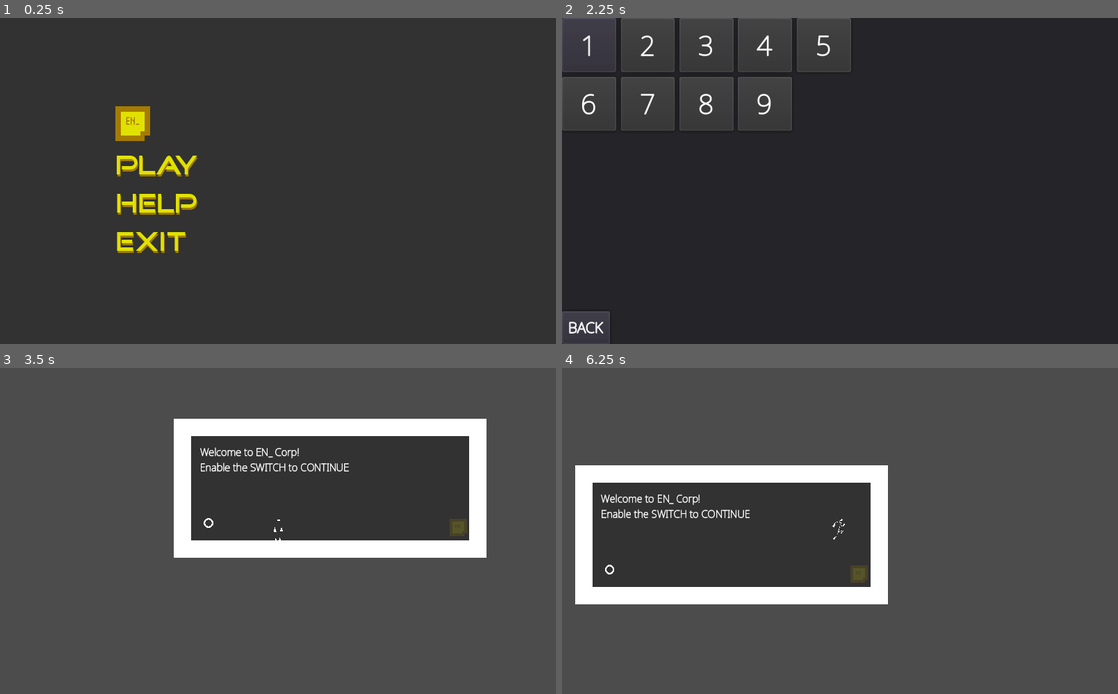
Above: before the commit, frames 1-4 (two rows, left to right).
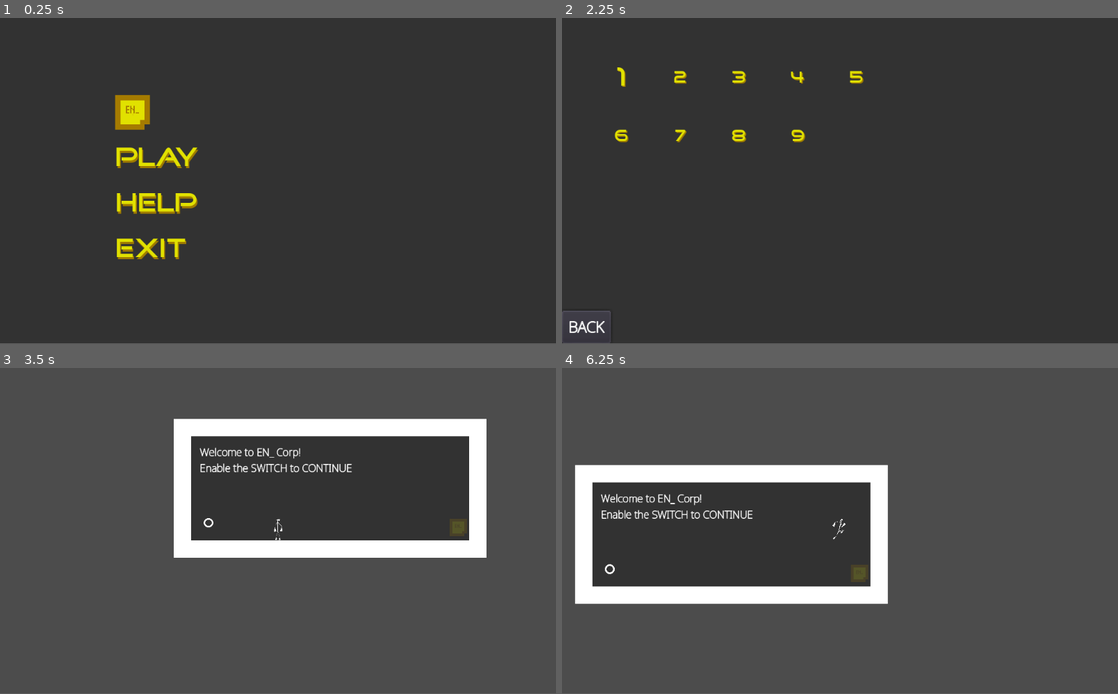
Above: after the commit, the same moments.

Repository: Luraktinus/EN_
Game: Godot game, scene res://Menu/Menu.tscn
Two runs of this game, one before a commit and one after it. Both use one fixed random seed, a clock stepped at 60 frames per second and the inputs below.
Inputs:
- Up to frame 1 (0.25 s): no input
- Up to frame 2 (2.25 s): click "Play" at 0.5 s; click "BACK" at 1.25 s; click "Play" at 2 s
- Up to frame 3 (3.5 s): click "1" at 2.75 s
- Up to frame 4 (6.25 s): tap Enter at 3.5 s; hold Right (ui_right) 3.53-4.28 s; hold Left (ui_left) 4.28-5.03 s; hold Right (ui_right) 5.03-5.78 s; hold Up (ui_up) from 5.78 s (still down)
In our replay, the window is 800x469 before the commit and 800x468 after it. These sizes can differ from the game's own. Grey fills any space a smaller window leaves; there, only what the larger window draws over its background counts as a difference.

The runs differ from the first frame. In frame 1, 2.3% of the frame differs, in the area x 20-36%, y 23-74%; in frame 2, 1.8%; in frame 3, 0.9%; in frame 4, 1.3%.

Commit message:
Level Menu Redesign

Diff:
--- a/Menu/LevelButton.gd
+++ b/Menu/LevelButton.gd
@@ -3,7 +3,13 @@
 var level = 0
 
 func _ready():
-	text = str(level)
+	$Label.text = str(level)
+
 
 func _on_Button1_pressed():
 	get_tree().change_scene("res://Levels/" + str(level) + ".tscn")
+
+
+func set_font(font):
+	print(font)
+	$Label.set("custom_fonts/font", load(font))
--- a/Menu/LevelButton.tscn
+++ b/Menu/LevelButton.tscn
@@ -1,16 +1,6 @@
-[gd_scene load_steps=4 format=2]
+[gd_scene load_steps=2 format=2]
 
-[ext_resource path="res://NotoSans-Thin.ttf" type="DynamicFontData" id=1]
-[ext_resource path="res://Menu/LevelButton.gd" type="Script" id=2]
-
-[sub_resource type="DynamicFont" id=1]
-
-size = 51
-outline_size = 1
-outline_color = Color( 1, 1, 1, 1 )
-use_mipmaps = false
-use_filter = true
-font_data = ExtResource( 1 )
+[ext_resource path="res://Menu/LevelButton.gd" type="Script" id=1]
 
 [node name="Button1" type="Button"]
 anchor_left = 0.0
@@ -27,14 +17,32 @@
 mouse_default_cursor_shape = 0
 size_flags_horizontal = 1
 size_flags_vertical = 1
-custom_fonts/font = SubResource( 1 )
 toggle_mode = false
 enabled_focus_mode = 2
 shortcut = null
 group = null
+flat = true
+align = 1
+script = ExtResource( 1 )
+
+[node name="Label" type="Label" parent="."]
+anchor_left = 0.0
+anchor_top = 0.0
+anchor_right = 1.0
+anchor_bottom = 1.0
+rect_pivot_offset = Vector2( 0, 0 )
+rect_clip_content = false
+mouse_filter = 2
+mouse_default_cursor_shape = 0
+size_flags_horizontal = 1
+size_flags_vertical = 4
+custom_colors/font_color = Color( 0.886275, 0.886275, 0, 1 )
+custom_colors/font_color_shadow = Color( 0.627451, 0.486275, 0, 1 )
 text = "1"
-flat = false
 align = 1
-script = ExtResource( 2 )
+valign = 1
+percent_visible = 1.0
+lines_skipped = 0
+max_lines_visible = -1
 
 [connection signal="pressed" from="." to="." method="_on_Button1_pressed"]
--- a/Menu/LevelMenu.gd
+++ b/Menu/LevelMenu.gd
@@ -4,12 +4,13 @@
 var save_path = "user://level.save" #place of the file
 var save_data = {"level": 1} #variable to store data
 var button_res = load("res://Menu/LevelButton.tscn")
+var lvl_reached = 1
 
 func _ready():
 	if not file.file_exists(save_path):
 		create_save()
-	print("Read savefile: "+str(read_savegame()))
-	var lvl_reached = int(read_savegame())
+	else:
+		lvl_reached = int(read_savegame())
 	var n = 1
 	while file.file_exists("res://Levels/" + str(n) + ".tscn"):
 		n += 1
@@ -19,6 +20,9 @@
 		button.level = i
 		if i > lvl_reached:
 			button.disabled = true
+			button.set_font("res://Menu/MenuFont30.tres")
+		else:
+			button.set_font("res://Menu/MenuFont50.tres")
 		$ScrollContainer/GridContainer.add_child(button)
 
 
--- a/Menu/LevelMenu.tscn
+++ b/Menu/LevelMenu.tscn
@@ -1,7 +1,8 @@
-[gd_scene load_steps=5 format=2]
+[gd_scene load_steps=6 format=2]
 
 [ext_resource path="res://Menu/LevelMenu.gd" type="Script" id=1]
-[ext_resource path="res://NotoSans-Thin.ttf" type="DynamicFontData" id=2]
+[ext_resource path="res://Menu/MenuBackground.tscn" type="PackedScene" id=2]
+[ext_resource path="res://NotoSans-Thin.ttf" type="DynamicFontData" id=3]
 
 [sub_resource type="DynamicFont" id=1]
 
@@ -35,47 +36,16 @@
 size_flags_vertical = 1
 script = ExtResource( 1 )
 
-[node name="Panel" type="Panel" parent="."]
-anchor_left = 0.0
-anchor_top = 0.0
-anchor_right = 1.0
-anchor_bottom = 1.0
-rect_pivot_offset = Vector2( 0, 0 )
-rect_clip_content = false
-mouse_filter = 0
-mouse_default_cursor_shape = 0
-size_flags_horizontal = 1
-size_flags_vertical = 1
-
-[node name="Button" type="Button" parent="Panel"]
-anchor_left = 0.0
-anchor_top = 0.9
-anchor_right = 0.0
-anchor_bottom = 1.0
-rect_pivot_offset = Vector2( 0, 0 )
-rect_clip_content = false
-focus_mode = 2
-mouse_filter = 0
-mouse_default_cursor_shape = 0
-size_flags_horizontal = 1
-size_flags_vertical = 1
-custom_fonts/font = SubResource( 1 )
-toggle_mode = false
-enabled_focus_mode = 2
-shortcut = null
-group = null
-text = "BACK"
-flat = false
-align = 1
-script = SubResource( 2 )
+[node name="Background" parent="." instance=ExtResource( 2 )]
 
 [node name="ScrollContainer" type="ScrollContainer" parent="."]
 anchor_left = 0.0
 anchor_top = 0.0
-anchor_right = 0.5
+anchor_right = 0.65
 anchor_bottom = 1.0
-margin_right = 46.0
-margin_bottom = -56.0
+margin_left = 60.0
+margin_top = 60.0
+margin_bottom = -60.0
 rect_pivot_offset = Vector2( 0, 0 )
 rect_clip_content = true
 mouse_filter = 0
@@ -101,4 +71,27 @@
 size_flags_vertical = 1
 columns = 5
 
-[connection signal="pressed" from="Panel/Button" to="Panel/Button" method="_on_Button_pressed"]
+[node name="Button" type="Button" parent="."]
+anchor_left = 0.0
+anchor_top = 0.9
+anchor_right = 0.0
+anchor_bottom = 1.0
+margin_right = 90.0
+rect_pivot_offset = Vector2( 0, 0 )
+rect_clip_content = false
+focus_mode = 2
+mouse_filter = 0
+mouse_default_cursor_shape = 0
+size_flags_horizontal = 1
+size_flags_vertical = 1
+custom_fonts/font = SubResource( 1 )
+toggle_mode = false
+enabled_focus_mode = 2
+shortcut = null
+group = null
+text = "BACK"
+flat = false
+align = 1
+script = SubResource( 2 )
+
+[connection signal="pressed" from="Button" to="Button" method="_on_Button_pressed"]
--- a/Menu/Menu.tscn
+++ b/Menu/Menu.tscn
@@ -2,7 +2,7 @@
 
 [ext_resource path="res://Menu/Menu.gd" type="Script" id=1]
 [ext_resource path="res://Music/08_Good_Bye_Prairie.ogg" type="AudioStream" id=2]
-[ext_resource path="res://bg.png" type="Texture" id=3]
+[ext_resource path="res://Menu/MenuBackground.tscn" type="PackedScene" id=3]
 [ext_resource path="res://icon.png" type="Texture" id=4]
 [ext_resource path="res://Menu/PlayButton.tscn" type="PackedScene" id=5]
 [ext_resource path="res://Menu/HelpButton.tscn" type="PackedScene" id=6]
@@ -30,21 +30,7 @@
 mix_target = 0
 bus = "Master"
 
-[node name="Background" type="TextureRect" parent="."]
-self_modulate = Color( 0.2, 0.2, 0.2, 1 )
-anchor_left = 0.0
-anchor_top = 0.0
-anchor_right = 1.0
-anchor_bottom = 1.0
-rect_pivot_offset = Vector2( 0, 0 )
-rect_clip_content = false
-mouse_filter = 1
-mouse_default_cursor_shape = 0
-size_flags_horizontal = 1
-size_flags_vertical = 1
-texture = ExtResource( 3 )
-expand = true
-stretch_mode = 0
+[node name="Background" parent="." instance=ExtResource( 3 )]
 
 [node name="CenterContainer" type="CenterContainer" parent="."]
 anchor_left = 0.0
@@ -68,6 +54,8 @@
 margin_top = 163.0
 margin_right = 812.0
 margin_bottom = 437.0
+grow_horizontal = 0
+grow_vertical = 0
 rect_pivot_offset = Vector2( 0, 0 )
 rect_clip_content = false
 mouse_filter = 1
--- /dev/null
+++ b/Menu/MenuBackground.tscn
@@ -0,0 +1,19 @@
+[gd_scene load_steps=2 format=2]
+
+[ext_resource path="res://bg.png" type="Texture" id=1]
+
+[node name="Background" type="TextureRect"]
+self_modulate = Color( 0.2, 0.2, 0.2, 1 )
+anchor_left = 0.0
+anchor_top = 0.0
+anchor_right = 1.0
+anchor_bottom = 1.0
+rect_pivot_offset = Vector2( 0, 0 )
+rect_clip_content = false
+mouse_filter = 1
+mouse_default_cursor_shape = 0
+size_flags_horizontal = 1
+size_flags_vertical = 1
+texture = ExtResource( 1 )
+expand = true
+stretch_mode = 0
--- a/Menu/MenuButton.tscn
+++ b/Menu/MenuButton.tscn
@@ -17,6 +17,7 @@
 mouse_default_cursor_shape = 0
 size_flags_horizontal = 1
 size_flags_vertical = 1
+custom_fonts/font = ExtResource( 1 )
 toggle_mode = false
 enabled_focus_mode = 2
 shortcut = null
--- /dev/null
+++ b/Menu/MenuFont30.tres
@@ -0,0 +1,12 @@
+[gd_resource type="DynamicFont" load_steps=2 format=2]
+
+[ext_resource path="res://GOODTIME.ttf" type="DynamicFontData" id=1]
+
+[resource]
+
+size = 30
+outline_size = 0
+outline_color = Color( 1, 1, 1, 1 )
+use_mipmaps = false
+use_filter = false
+font_data = ExtResource( 1 )
--- /dev/null
+++ b/Menu/MenuFont40.tres
@@ -0,0 +1,12 @@
+[gd_resource type="DynamicFont" load_steps=2 format=2]
+
+[ext_resource path="res://GOODTIME.ttf" type="DynamicFontData" id=1]
+
+[resource]
+
+size = 40
+outline_size = 0
+outline_color = Color( 1, 1, 1, 1 )
+use_mipmaps = false
+use_filter = false
+font_data = ExtResource( 1 )
--- a/Menu/PlayButton.tscn
+++ b/Menu/PlayButton.tscn
@@ -2,9 +2,7 @@
 
 [ext_resource path="res://Menu/MenuButton.tscn" type="PackedScene" id=1]
 
-[node name="PlayButton" index="0" instance=ExtResource( 1 )]
-focus_mode = 2
+[node name="PlayButton" instance=ExtResource( 1 )]
 
 [node name="Label" parent="." index="0"]
 text = "Play"
-percent_visible = 1.0
--- a/project.godot
+++ b/project.godot
@@ -24,8 +24,7 @@
 
 [display]
 
-window/size/resizable=false
-window/stretch/mode="2d"
+window/stretch/aspect="keep"
 
 [gui]
 
Not shown: 1 places in Menu/LevelMenu.tscn that only renumber resources
